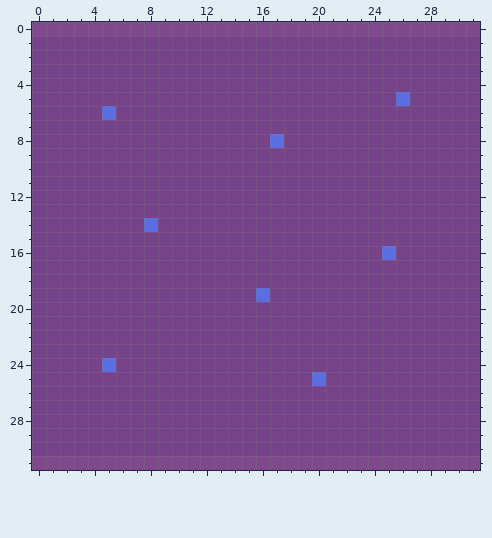
Pixel-art file, stored at assets/platform.aseprite. This is how it looked before the edit.
32x32 pixels, 1 frame.
And afterwards:
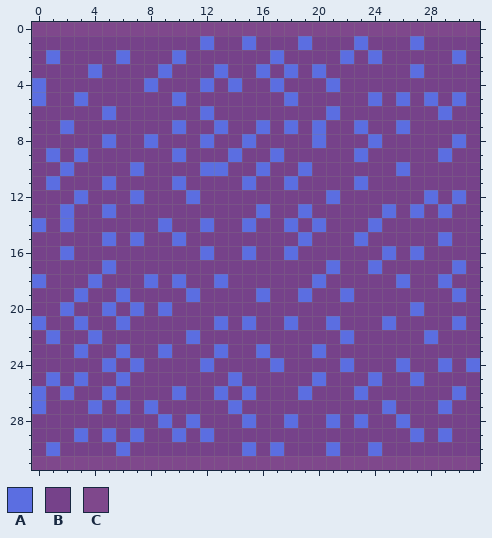
Palette (. is transparent): A #5b6ee1  B #76428a  C #7f488c
Difference:
Changed rows in their new state; - is an unchanged pixel.
first column x 0:
 1 ------------A--A---A---A---A----
 2 -A----A---A------A----A-A-----A-
 3 ----A----A---A--A-A-A------A----
 4 A-------A---A-A--A---A----------
 5 A--A------A-------A-----A---A-A-
 6 ------------A--------A-------A--
 7 --A-------A--A--A-A-A--A--A-----
 8 -----A--A---A--A-B--A---A-----A-
 9 -A-A------A---A--A-----A-----A--
10 --A----A----AA--A--A------A-----
11 -A---A----A----A--A----A--------
12 ---A---A---A---------A------A-A-
13 --A--A----------A--A-----A-A-A--
14 A-A-----BA--A--A--A-A---A-------
15 -----A-A--A--------A---A-----A--
16 --A---------A--A--A--------A----
17 -----A---------------A--A-----A-
18 A---A---A-A--A------A-----A--A--
19 ---A--A----A-------A--A-------A-
20 --A--A-A-A-----------------A----
21 A--A--A------A-A--A--A---A----A-
22 -A--A------A----------A-----A---
23 ---A--A--A---A--A---A-----------
24 -------A----A----A----A---A--A-A
25 -A-A--A-------A---------A--A----
26 A-A--A----A--A-A---A---A------A-
27 A---A-A-A-----A----------A---A--
28 ---------A-A---A--A--A-A--A-----
29 ---A-A-A--A-A--------------A-A--
30 -A----A--------A-A---A--A-------
Changed places in both pictures, as pixel boxes (x1, y1, x2, y2):
changed: (32, 36, 480, 456)
